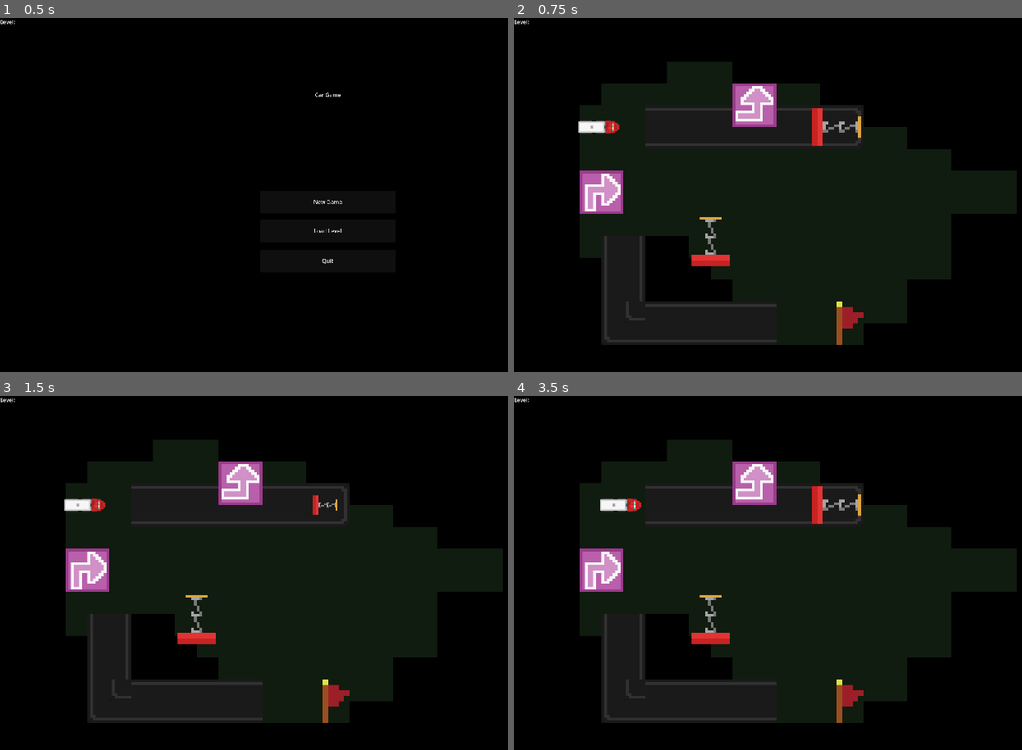
Above: before the commit, frames 1-4 (two rows, left to right).
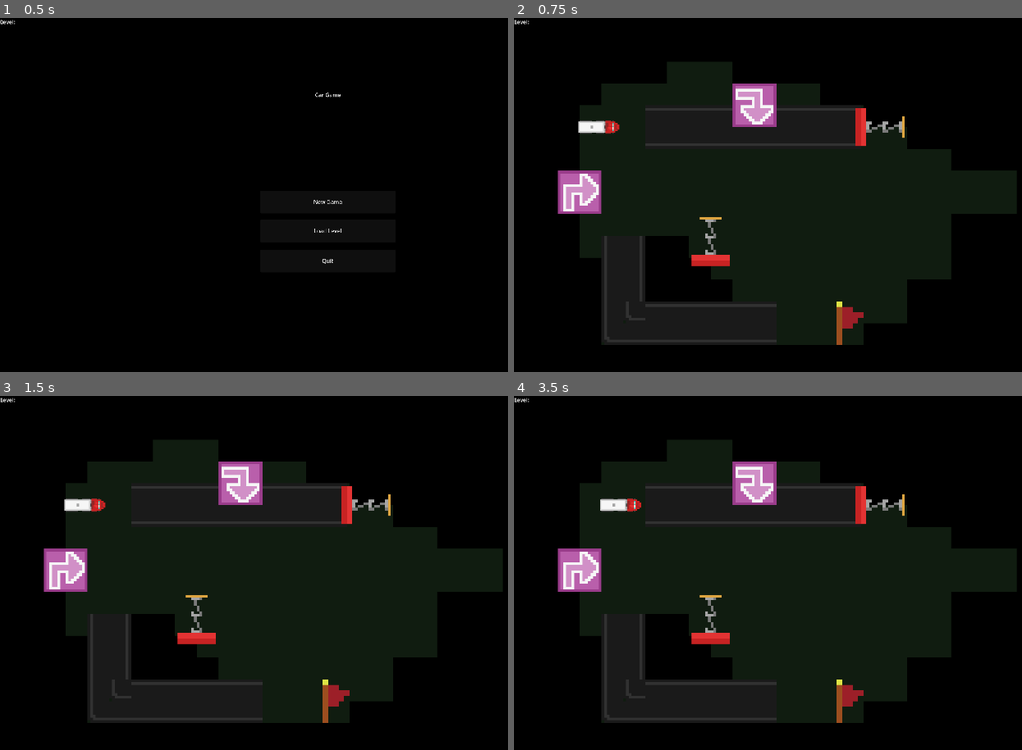
Above: after the commit, the same moments.

Repository: Jarten0/GMTK2024
Game: Godot game, scene res://levels/level_manager.tscn
Two runs of this game, one before a commit and one after it. Both use one fixed random seed, a clock stepped at 60 frames per second and the inputs below.
Inputs (mouse positions are in pixels of both pictures, inside the frame that each line leads up to):
- Up to frame 1 (0.5 s): no input
- Up to frame 2 (0.75 s): click "New Game" at 0.5 s
- Up to frame 3 (1.5 s): tap Enter at 1.25 s; move the mouse to (330, 505) at 1.27 s; hold Mouse wheel down (ScaleDown) from 1.28 s (still down); click (330, 505) at 1.42 s
- Up to frame 4 (3.5 s): tap Space (Start) at 2, 2.85 s; move the mouse to (712, 615) at 2.02 s; release Mouse wheel down (ScaleDown) at 2.03 s; tap Mouse wheel up (ScaleUp) at 2.1 s; click (712, 615) at 2.17 s; tap R (Restart) at 2.75 s; move the mouse to (752, 484) at 2.77 s; click (752, 484) at 2.92 s

Frame 1 is identical in both runs. In frame 2, 2.5% of the frame differs, in the area x 8-77%, y 19-56%; in frame 3, 2.3%; in frame 4, 2.5%.

Commit message:
updated .gitignore

Diff:
--- a/levels/pt.tscn
+++ b/levels/pt.tscn
@@ -58,7 +58,7 @@
 metadata/_edit_lock_ = true
 
 [node name="Spring" parent="Objects" instance=ExtResource("7_r1uog")]
-position = Vector2(960, 320)
+position = Vector2(1088, 320)
 rotation = -1.5708
 
 [node name="Spring2" parent="Objects" instance=ExtResource("7_r1uog")]
@@ -67,11 +67,10 @@
 
 [node name="TurnTile" parent="Objects" instance=ExtResource("8_yrypd")]
 position = Vector2(704, 256)
-TURN_COUNTERCLOCKWISE = true
 metadata/Tag = "TurnTile"
 
 [node name="TurnTile2" parent="Objects" instance=ExtResource("8_yrypd")]
-position = Vector2(256, 512)
+position = Vector2(192, 512)
 rotation = -1.5708
 metadata/Tag = "TurnTile"
 
Not shown, changed: .gitignore
